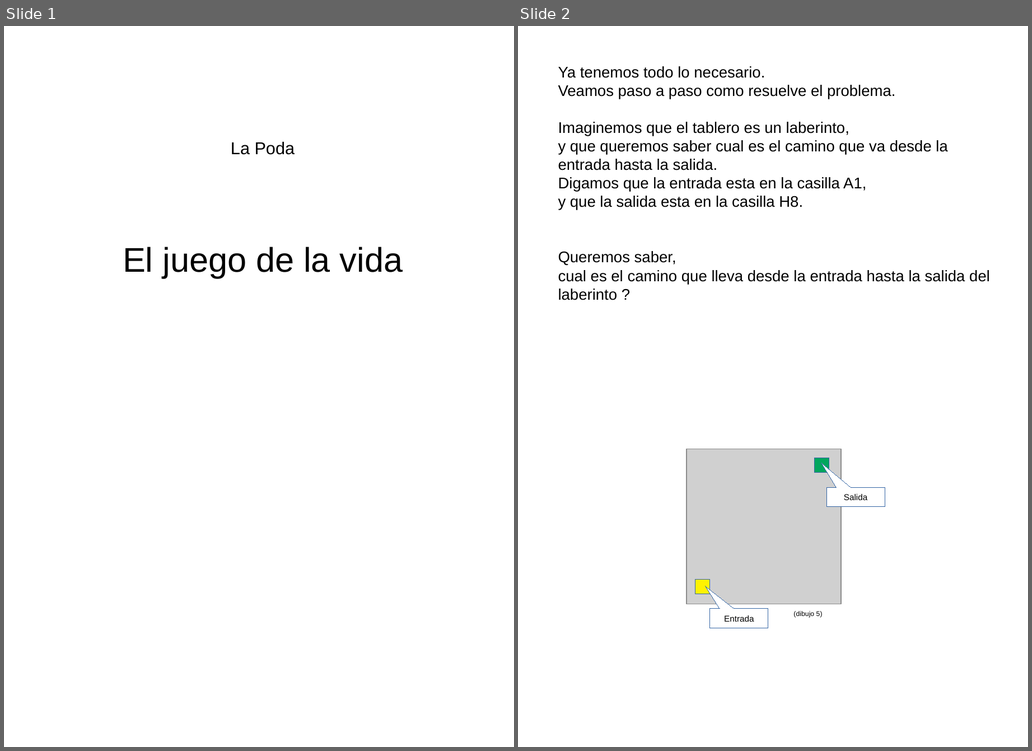
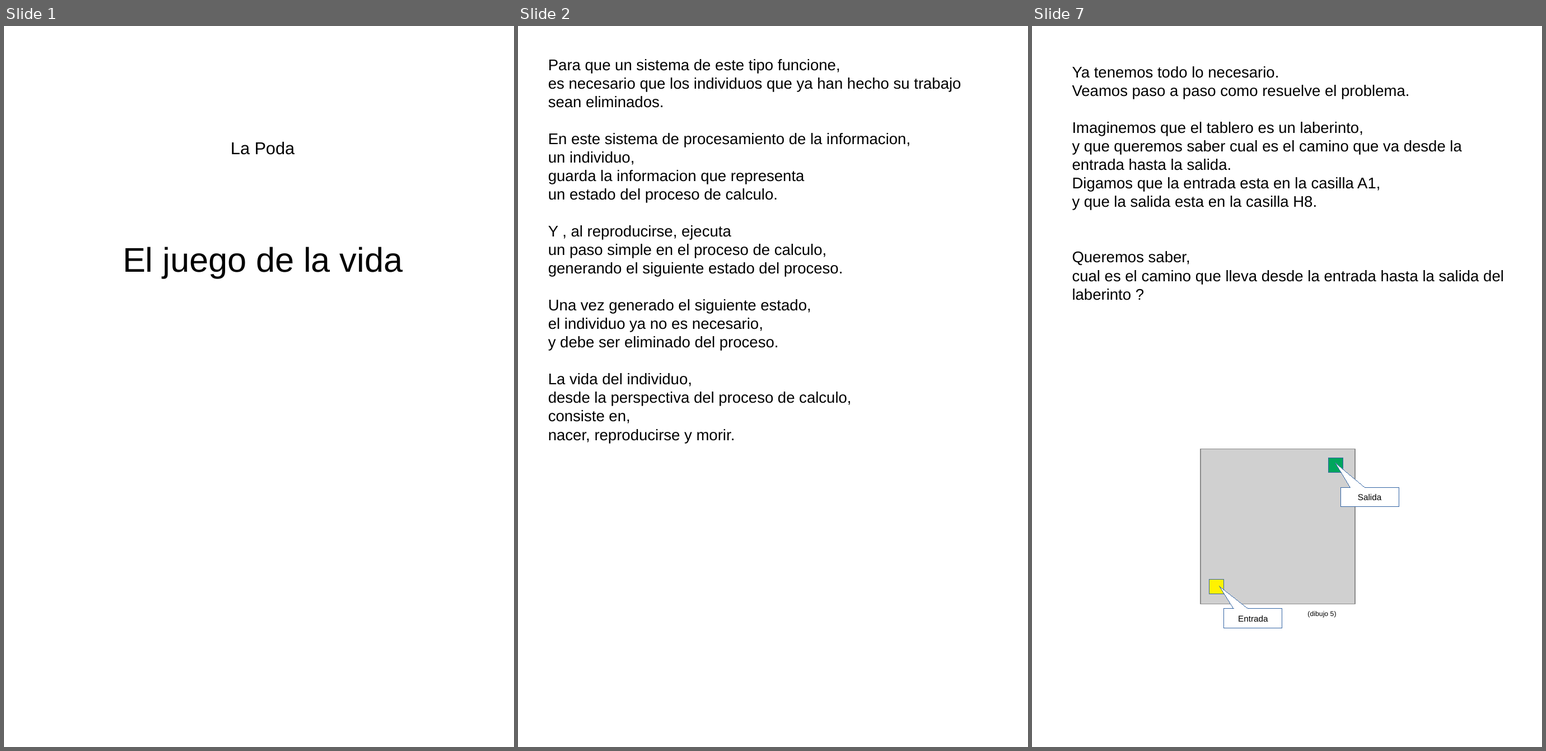
Before and after one commit to fabhrius/La-Cosa, a slide deck: capitulos/Poda/La Poda.odp. Shown side by side, each under a label of ours: slides 1 and 2 before the commit, slides 1, 2 and 7 after it; the slides between them are not shown. The pictures are 1032x751 and 1546x751 pixels, drawn with LibreOffice and Linux fonts; fonts in the diff are those of the drawing; grey boxes stand for pictures. Boxes give left, top, right and bottom in pixels: in the first picture for what was removed or moved away, otherwise in the second. Text is boxed around its words. In the diff, an @@ line names an element or a change of style, - is before the commit and + after.

```diff
--- a/capitulos/Poda/La Poda.odp
+++ b/capitulos/Poda/La Poda.odp
@@ slide 2 added at (x1=518, y1=26, x2=1028, y2=747), background #FFFFFF @@
@@ text added at (x1=548, y1=59, x2=961, y2=424), 18 pt, text #000000 @@
+Para que un sistema de este tipo funcione,
+es necesario que los individuos que ya han hecho su trabajo
+sean eliminados.
+En este sistema de procesamiento de la informacion,
+un individuo,
+guarda la informacion que representa
+un estado del proceso de calculo.
+Y , al reproducirse, ejecuta
+un paso simple en el proceso de calculo,
+generando el siguiente estado del proceso.
+Una vez generado el siguiente estado,
+el individuo ya no es necesario,
+y debe ser eliminado del proceso.
+La vida del individuo,
+desde la perspectiva del proceso de calculo,
+consiste en,
+nacer, reproducirse y morir.
@@ what was slide 2 is now slide 7 @@
```
Also in this commit, not shown: 4 other slides added, 3 other files.
